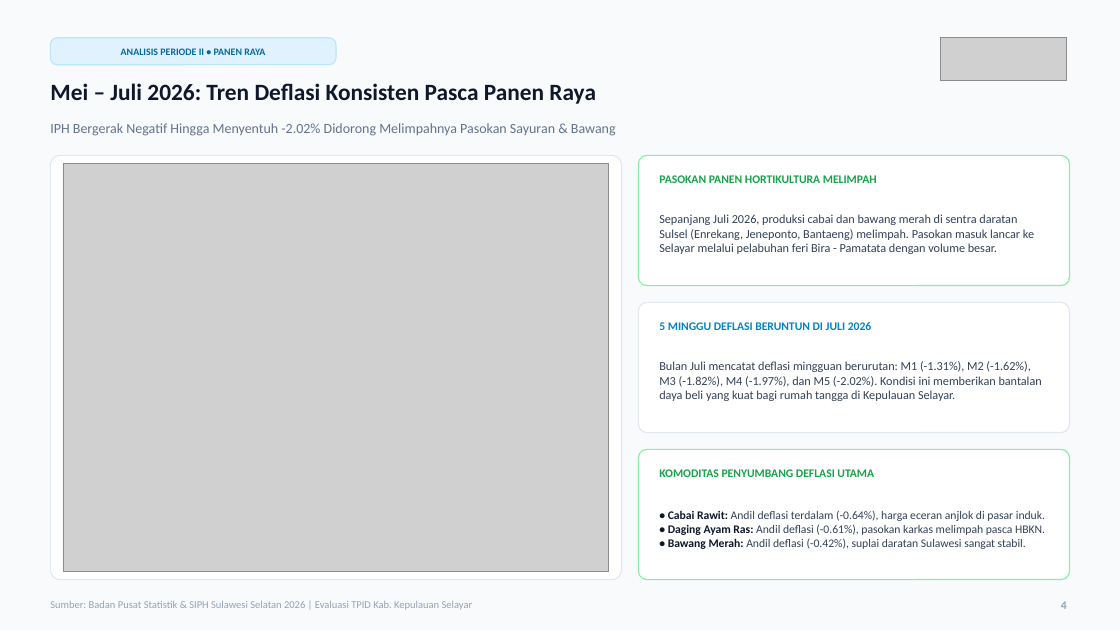
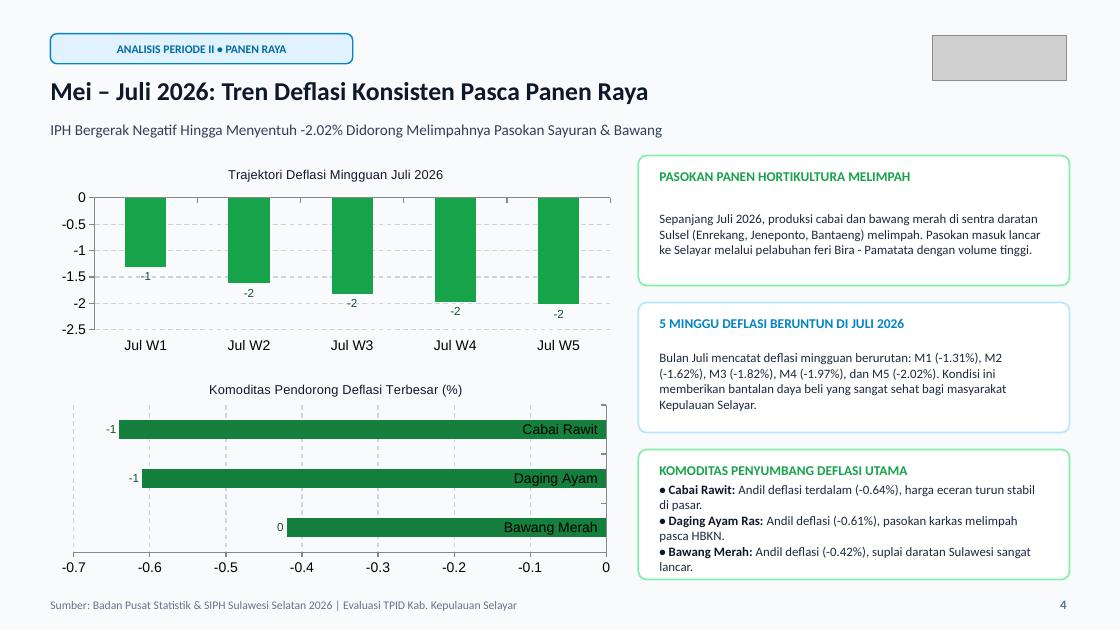
Before and after one commit to ridsonap/siph, a slide deck: slide 4 of Materi IPH.pptx. Drawn at 1120x630 pixels with LibreOffice and Linux fonts; fonts in the diff are those of the drawing; grey boxes stand for pictures. Boxes give left, top, right and bottom in pixels: in the first picture for what was removed or moved away, otherwise in the second. Text is boxed around its words. In the diff, an @@ line names an element or a change of style, - is before the commit and + after.

```diff
--- a/Materi IPH.pptx
+++ b/Materi IPH.pptx
@@ text "ANALISIS PERIODE II • PANEN ..." at (117, 45, 287, 53): size 8.5 to 10 pt @@
@@ rounded rectangle: place and size @@
-rounded rectangle at (50, 38, 336, 65)
+rounded rectangle at (50, 34, 353, 64)
@@ rounded rectangle at (50, 34, 353, 64): outline #BAE6FD 1 pt to #0284C7 1.2 pt; proportions changed @@
@@ picture: place and size @@
-picture at (941, 38, 1067, 81)
+picture at (933, 35, 1067, 81)
@@ text "Mei – Juli 2026: Tren ..." at (50, 82, 649, 104): size 20 to 22 pt @@
@@ text "IPH Bergerak Negatif Hingga Menyentuh ..." at (50, 124, 662, 138): size 12 to 13 pt, text colour #64748B to #334155 @@
@@ rounded rectangle removed at (50, 155, 622, 580) @@
@@ column chart added at (50, 155, 622, 357) @@
+title "Trajektori Deflasi Mingguan Juli 2026"
+categories: Jul W1, Jul W2, Jul W3, Jul W4, Jul W5
+Series 1: -1, -2, -2, -2, -2
@@ picture removed at (63, 164, 609, 571) @@
@@ rounded rectangle at (639, 155, 1070, 286): outline #86EFAC 1 pt to #86EFAC 1.5 pt @@
@@ text at (659, 214, 1041, 256): text changed; size 10.5 to 11 pt; text colour #334155 to #1E293B @@
-Sepanjang Juli 2026, produksi cabai dan bawang merah di sentra daratan Sulsel (Enrekang, Jeneponto, Bantaeng) melimpah. Pasokan masuk lancar ke Selayar melalui pelabuhan feri Bira - Pamatata dengan volume besar.
+Sepanjang Juli 2026, produksi cabai dan bawang merah di sentra daratan Sulsel (Enrekang, Jeneponto, Bantaeng) melimpah. Pasokan masuk lancar ke Selayar melalui pelabuhan feri Bira - Pamatata dengan volume tinggi.
@@ rounded rectangle at (639, 302, 1070, 433): outline #E2E8F0 1 pt to #BAE6FD 1.5 pt @@
@@ text at (659, 353, 1006, 411): text changed; size 10.5 to 11 pt; text colour #334155 to #1E293B @@
-Bulan Juli mencatat deflasi mingguan berurutan: M1 (-1.31%), M2 (-1.62%), M3 (-1.82%), M4 (-1.97%), dan M5 (-2.02%). Kondisi ini memberikan bantalan daya beli yang kuat bagi rumah tangga di Kepulauan Selayar.
+Bulan Juli mencatat deflasi mingguan berurutan: M1 (-1.31%), M2 (-1.62%), M3 (-1.82%), M4 (-1.97%), dan M5 (-2.02%). Kondisi ini memberikan bantalan daya beli yang sangat sehat bagi masyarakat Kepulauan Selayar.
@@ bar chart added at (50, 370, 622, 580) @@
+title "Komoditas Pendorong Deflasi Terbesar (%)"
+categories: Bawang Merah, Daging Ayam, Cabai Rawit
+Series 1: 0, -1, -1
@@ rounded rectangle at (639, 450, 1070, 580): outline #86EFAC 1 pt to #86EFAC 1.5 pt @@
@@ size 10 to 11.5 pt in 3 elements at (659, 172, 910, 181), (659, 318, 904, 328), (659, 466, 907, 475) @@
@@ text at (659, 485, 1035, 511): text changed; size 10 to 11 pt; text colour #334155 to #1E293B @@
-• Cabai Rawit: Andil deflasi terdalam (-0.64%), harga eceran anjlok di pasar induk.
+• Cabai Rawit: Andil deflasi terdalam (-0.64%), harga eceran turun stabil di pasar.
@@ text at (659, 516, 1017, 542): size 10 to 11 pt in "• Daging Ayam Ras: Andil deflasi (-0.61%), ..."; text colour #334155 to #1E293B in "Andil deflasi (-0.61%), pasokan karkas melimpah pasca ..." @@
@@ text at (659, 547, 1031, 571): text changed; size 10 to 11 pt; text colour #334155 to #1E293B @@
-• Bawang Merah: Andil deflasi (-0.42%), suplai daratan Sulawesi sangat stabil.
+• Bawang Merah: Andil deflasi (-0.42%), suplai daratan Sulawesi sangat lancar.
@@ text "Sumber: Badan Pusat Statistik & ..." at (50, 601, 517, 611): size 9 to 10 pt, text colour #94A3B8 to #64748B @@
@@ text "4" at (1060, 600, 1066, 609): size 10 to 11 pt, text colour #94A3B8 to #64748B @@
```
Also in this commit, not shown: 7 other slides changed, 2 other files.
